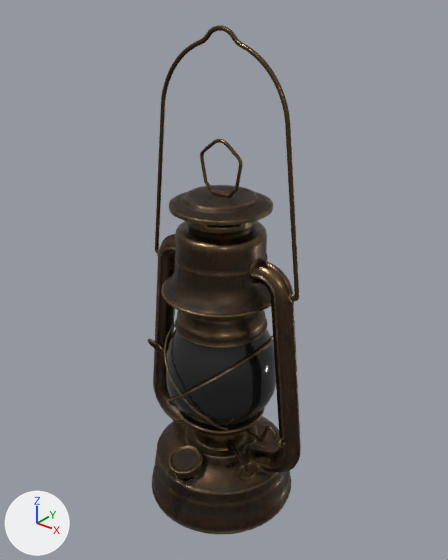
What one commit did to the glTF model public/assets/models/env/palace_lantern.glb.
Both versions are drawn from a camera (50 mm lens) standing at (0.208, -0.257, 0.315) and looking at (-0.001, 0.003, 0.153). The axes (+X, +Y, +Z) are drawn at lower left. The lights are the same throughout. The first picture is the older version. Vertices at exactly the same position are counted once.

Objects in the first picture: 'Lantern_01', 'Lantern_01_glass'.
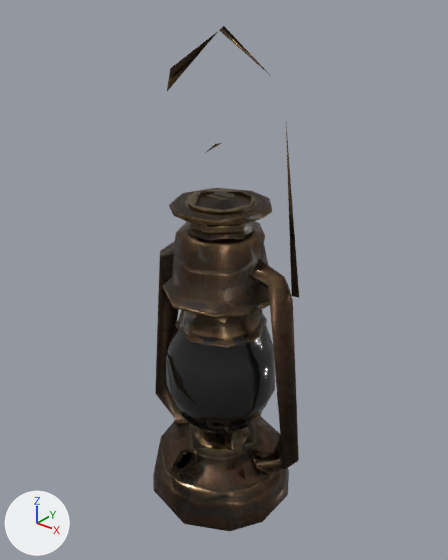
The edits, one by one:
me_mesh is used by ob_lantern_01; location (0.0, 0.0, 0.0).
me_mesh had 15626 vertices, 30830 faces and spanned x -0.061..0.061, y -0.049..0.049, z 0.0..0.294.
me_mesh now has 555 vertices, 1054 faces and spans x -0.061..0.06, y -0.047..0.048, z 0.002..0.294.
me_mesh part 1: the loose piece of 986 vertices spanning x -0.059..0.055, y -0.016..0.024, z 0.056..0.104 is deleted.
me_mesh part 2: the loose piece of 630 vertices spanning x -0.02..0.032, y -0.04..0.038, z 0.064..0.12 is deleted.
me_mesh part 3: 46 vertices moved within x -0.045..0.05, y -0.045..0.026, z 0.03..0.236; 13143 vertices removed from x -0.061..0.061, y -0.049..0.049, z 0.0..0.294.
Other edits to the shape of me_mesh do not show in these pictures.

Where the change shows, as pixel boxes [x1, y1, x2, y2] in the pictures (448 x 560 px):
'Lantern_01', reshaped: before [147, 25, 301, 534]; after [153, 26, 299, 531]
part 1 of me_mesh, deleted: before [147, 339, 286, 446]
part 2 of me_mesh, deleted: before [167, 335, 273, 405]
part 3 of me_mesh, cut back: before [152, 25, 301, 534]; after [156, 143, 299, 481]
